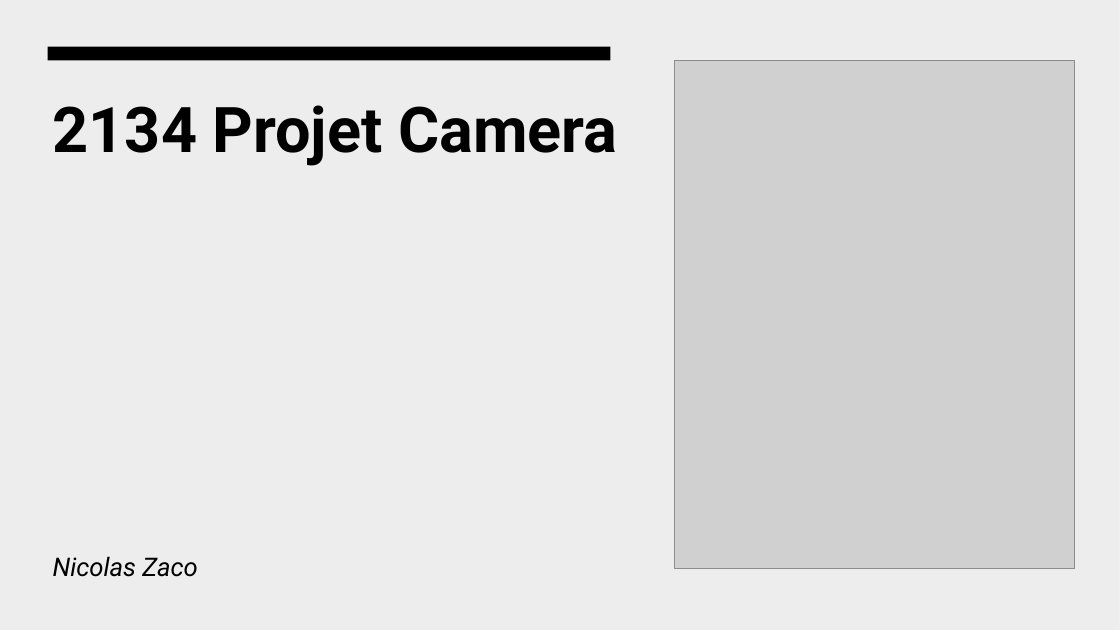
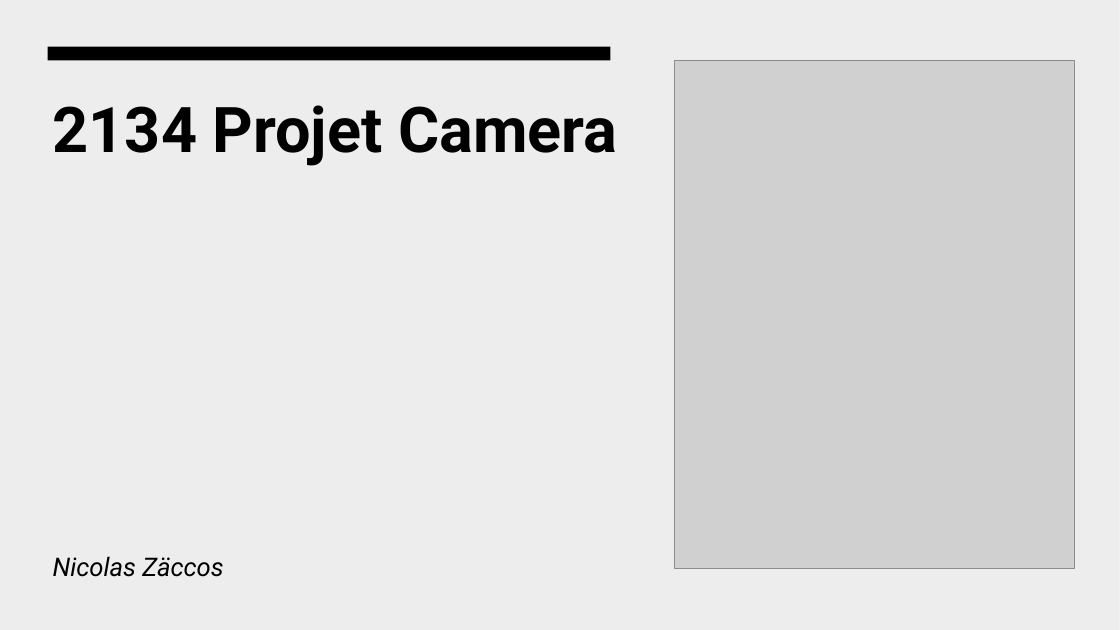
Before and after one commit to Ali-Z0/2135_AnalysePicture, a slide deck: slide 1 of doc/V1/Présentation.pptx. Drawn at 1120x630 pixels with LibreOffice and Linux fonts; fonts in the diff are those of the drawing; grey boxes stand for pictures. Boxes give left, top, right and bottom in pixels: in the first picture for what was removed or moved away, otherwise in the second. Text is boxed around its words. In the diff, an @@ line names an element or a change of style, - is before the commit and + after.

Commit message:
Rapport + Présentation

```diff
--- a/doc/V1/Présentation.pptx
+++ b/doc/V1/Présentation.pptx
@@ subtitle at (53,556,223,577): text changed @@
-Nicolas Zaco
+Nicolas Zäccos
```
Also in this commit, not shown: 54 other files.
